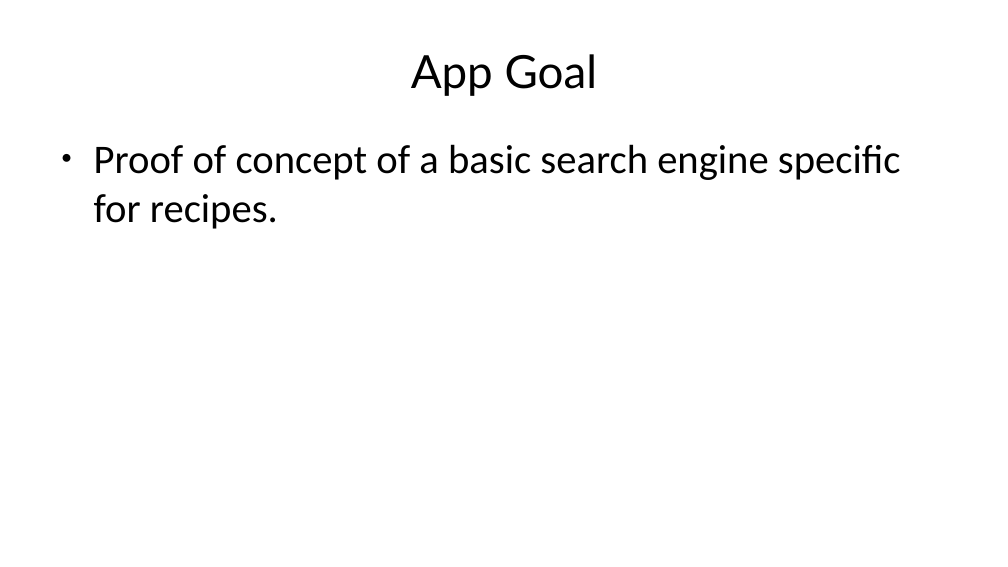
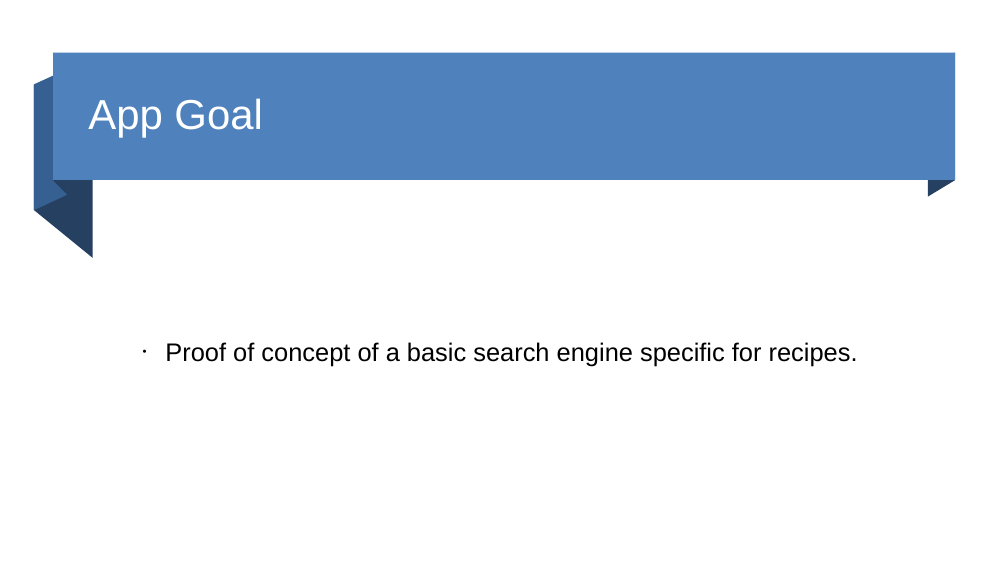
Before and after one commit to nicoDs96/recipes-SE, a slide deck: slide 2 of MACC APP SLIDES/tuna_pres.pptx. Drawn at 1008x567 pixels with LibreOffice and Linux fonts; fonts in the diff are those of the drawing. Boxes give left, top, right and bottom in pixels: in the first picture for what was removed or moved away, otherwise in the second. Text is boxed around its words. In the diff, an @@ line names an element or a change of style, - is before the commit and + after.

Commit message:
style slides

```diff
--- a/MACC APP SLIDES/tuna_pres.pptx
+++ b/MACC APP SLIDES/tuna_pres.pptx
@@ freeform shape added at [53,53,67,195], fill #254061 @@
@@ rectangle added at [53,52,955,179], fill #4F81BD @@
@@ freeform shape added at [928,52,956,197], fill #254061 @@
@@ freeform shape added at [34,84,92,257], fill #254061 @@
@@ freeform shape added at [34,70,67,210], fill #376092 @@
@@ text "App Goal": place and size @@
-text "App Goal" at [411,54,598,96]
+text "App Goal" at [88,98,262,138]
@@ text "App Goal" at [88,98,262,138]: size 36 to 33 pt, font Lato to Arial, text colour #000000 to #FFFFFF; alignment centre to left; line spacing 1 to 0.9; more space between paragraphs @@
@@ text "Proof of concept of a ...": place and size @@
-text "Proof of concept of a ..." at [94,144,901,229]
+text "Proof of concept of a ..." at [165,342,858,367]
@@ text "Proof of concept of a ..." at [165,342,858,367]: size 32 to 20 pt, font Calibri to Arial; bullet ● to •; line spacing 1 to 0.9; vertical alignment top to middle @@
```
Also in this commit, not shown: 6 other slides changed.
